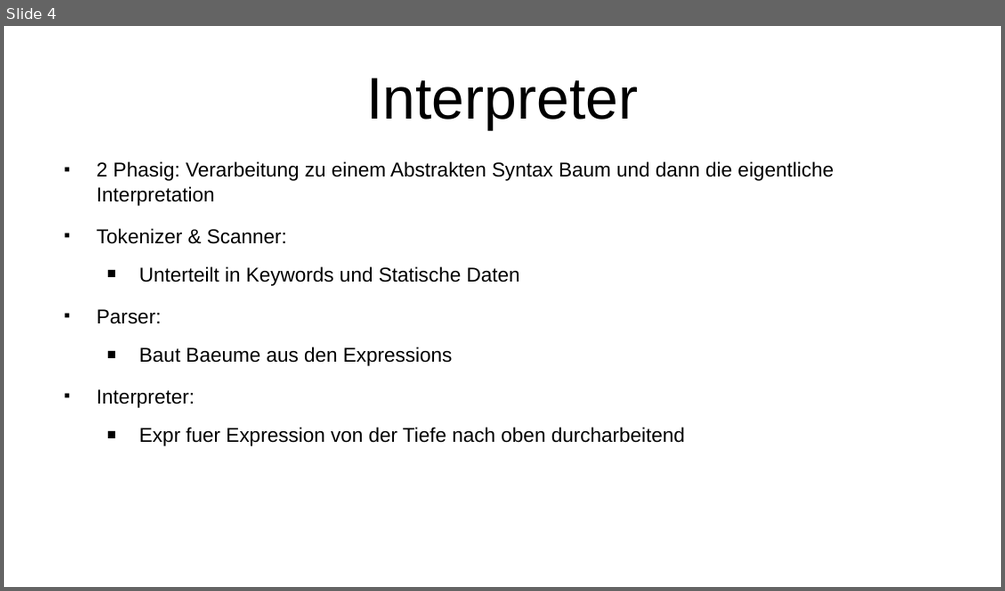
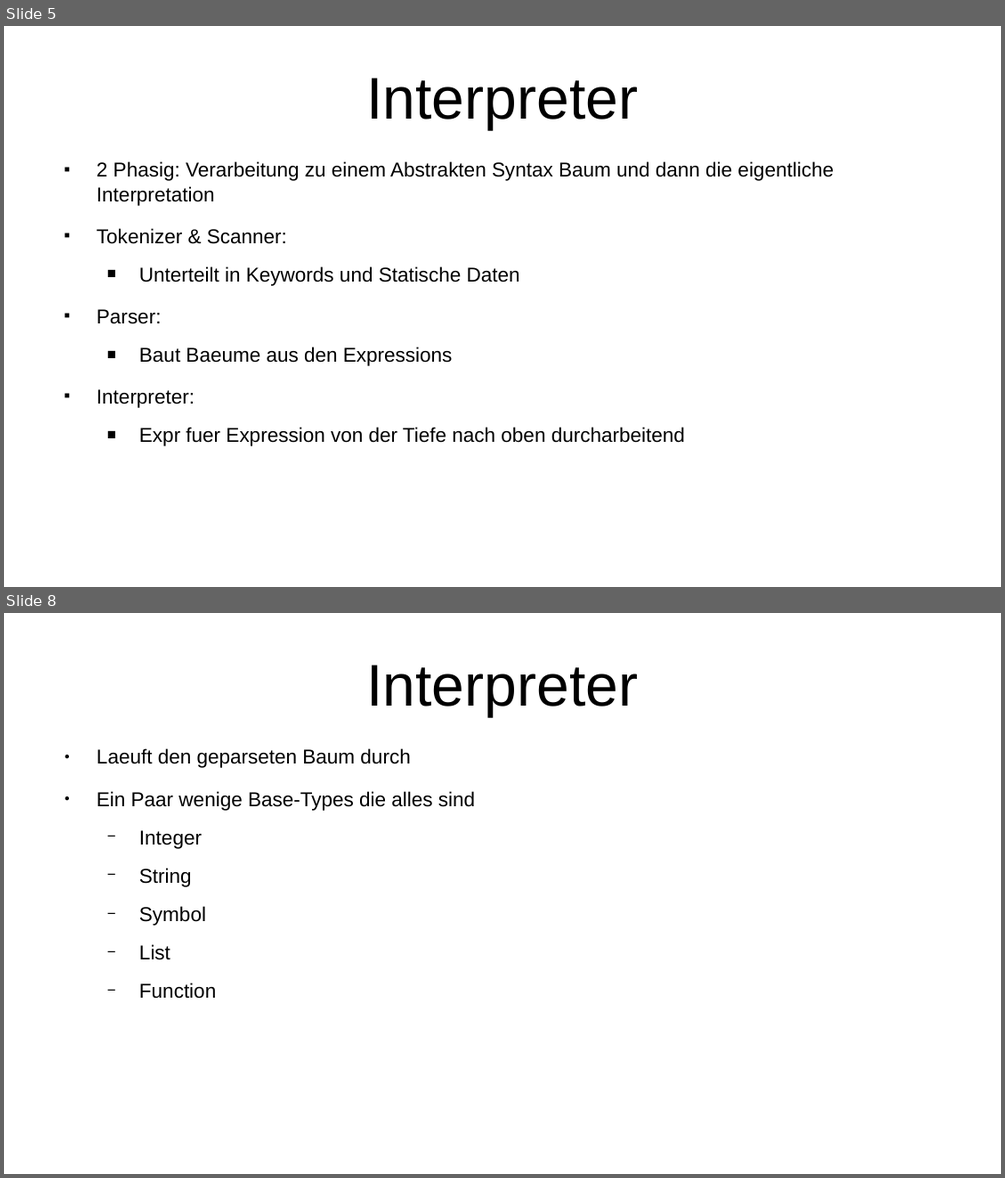
Before and after one commit to Iquiji/little-schemer-talk, a slide deck: Talk Engineering Day 2-6-2022.odp. Shown one above the other, each under a label of ours: slide 4 before the commit, slides 5 and 8 after it; the slides between them are not shown. The pictures are 1005x591 and 1005x1178 pixels, drawn with LibreOffice and Linux fonts; fonts in the diff are those of the drawing. Boxes give left, top, right and bottom in pixels: in the first picture for what was removed or moved away, otherwise in the second. Text is boxed around its words. In the diff, an @@ line names an element or a change of style, - is before the commit and + after.

Commit message:
more text dump for now

```diff
--- a/Talk Engineering Day 2-6-2022.odp
+++ b/Talk Engineering Day 2-6-2022.odp
@@ slide 8 added at (4, 613, 1001, 1174), background #FFFFFF @@
@@ title added at (367, 665, 638, 716), 46.8 pt, text #000000 @@
+Interpreter
@@ text added at (97, 748, 475, 998), 16 pt, text #000000 @@
+● Laeuft den geparseten Baum durch
+● Ein Paar wenige Base-Types die alles sind
+  − Integer
+  − String
+  − Symbol
+  − List
+  − Function
@@ what was slide 4 is now slide 5 @@
```
Also in this commit, not shown: 5 other slides added, 4 slides removed.
